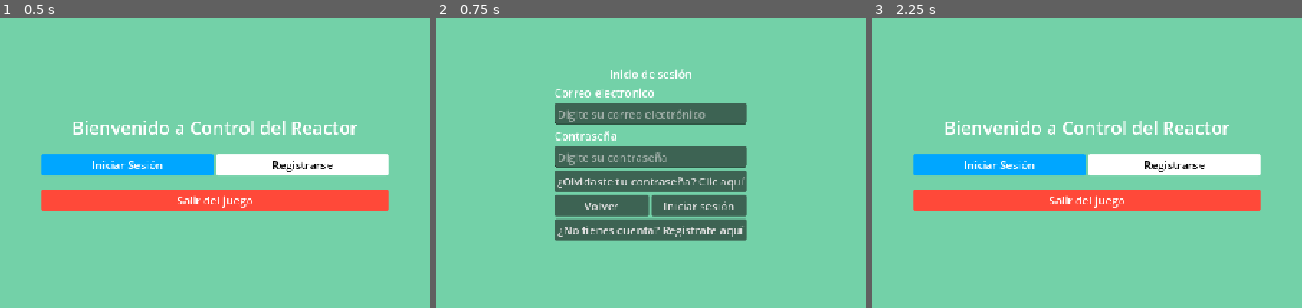
Above: before the commit, frames 1-3 (left to right).
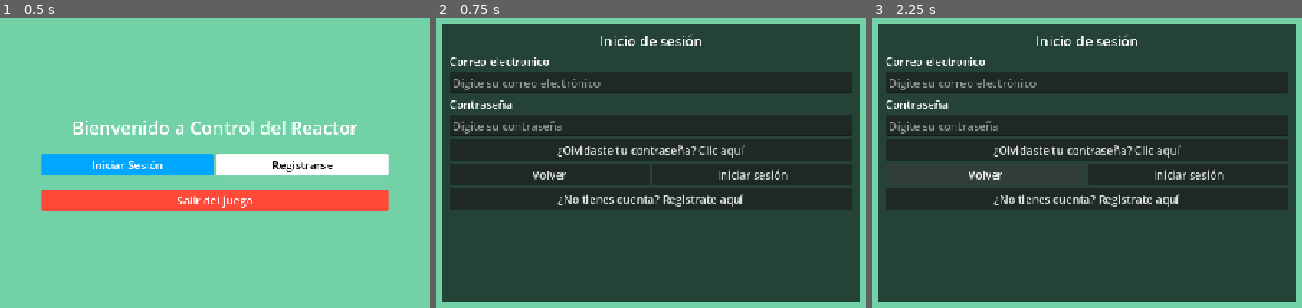
Above: after the commit, the same moments.

Repository: Jbarraza5010/control-del-reactor
Game: Godot game, scene res://scenes/entrada.tscn
The game is run twice, just before and just after one commit, with the same random seed, the same clock (stepped at 60 frames per second) and the same inputs.
Inputs:
- Up to frame 1 (0.5 s): no input
- Up to frame 2 (0.75 s): click "Iniciar Sesión" at 0.5 s
- Up to frame 3 (2.25 s): click "¿Olvidaste tu contraseña? Cli…" at 1.25 s; click "Volver" at 2 s

Frame 1 is identical in both runs. In frame 2, 93% of the frame differs, in the area x 1-99%, y 2-98%; in frame 3, 93%.
Error after the commit: Invalid access to property or key 'pressed' on a base object of type 'null instance'. (res://scripts/HUD/login.gd:14)

Commit message:
Cambios en GUI de login

Diff:
--- a/client/scenes/auth/login.tscn
+++ b/client/scenes/auth/login.tscn
@@ -1,6 +1,12 @@
 [gd_scene format=3 uid="uid://41unkilaelnk"]
 
 [ext_resource type="Script" uid="uid://bb6ng2x8f36xw" path="res://scripts/HUD/login.gd" id="1_aou2x"]
+
+[sub_resource type="LabelSettings" id="LabelSettings_lg6fp"]
+font_size = 20
+
+[sub_resource type="LabelSettings" id="LabelSettings_8wugm"]
+font_color = Color(0.8, 0, 0, 1)
 
 [node name="Login" type="Control" unique_id=1924561105]
 layout_mode = 3
@@ -28,51 +34,71 @@
 grow_horizontal = 2
 grow_vertical = 2
 
-[node name="VBoxContainer" type="VBoxContainer" parent="CenterContainer" unique_id=2034939488]
+[node name="ColorRect" type="ColorRect" parent="CenterContainer" unique_id=471825461]
+custom_minimum_size = Vector2(600, 400)
+layout_mode = 2
+color = Color(0, 0, 0, 0.6862745)
+
+[node name="MarginContainer" type="MarginContainer" parent="CenterContainer/ColorRect" unique_id=1430207895]
+layout_mode = 1
+anchors_preset = 15
+anchor_right = 1.0
+anchor_bottom = 1.0
+grow_horizontal = 2
+grow_vertical = 2
+theme_override_constants/margin_left = 10
+theme_override_constants/margin_top = 10
+theme_override_constants/margin_right = 10
+theme_override_constants/margin_bottom = 10
+
+[node name="VBoxContainer" type="VBoxContainer" parent="CenterContainer/ColorRect/MarginContainer" unique_id=2034939488]
 layout_mode = 2
 
-[node name="Titulo" type="Label" parent="CenterContainer/VBoxContainer" unique_id=1786059993]
+[node name="Titulo" type="Label" parent="CenterContainer/ColorRect/MarginContainer/VBoxContainer" unique_id=1786059993]
 layout_mode = 2
 text = "Inicio de sesión"
+label_settings = SubResource("LabelSettings_lg6fp")
 horizontal_alignment = 1
 
-[node name="TituloCorreo" type="Label" parent="CenterContainer/VBoxContainer" unique_id=1795856820]
+[node name="TituloCorreo" type="Label" parent="CenterContainer/ColorRect/MarginContainer/VBoxContainer" unique_id=1795856820]
 layout_mode = 2
 text = "Correo electronico"
 
-[node name="CampoCorreo" type="LineEdit" parent="CenterContainer/VBoxContainer" unique_id=999793593]
+[node name="CampoCorreo" type="LineEdit" parent="CenterContainer/ColorRect/MarginContainer/VBoxContainer" unique_id=999793593]
 layout_mode = 2
 placeholder_text = "Digite su correo electrónico"
 
-[node name="TituloClave" type="Label" parent="CenterContainer/VBoxContainer" unique_id=191650836]
+[node name="TituloClave" type="Label" parent="CenterContainer/ColorRect/MarginContainer/VBoxContainer" unique_id=191650836]
 layout_mode = 2
 text = "Contraseña"
 
-[node name="CampoClave" type="LineEdit" parent="CenterContainer/VBoxContainer" unique_id=1428100937]
+[node name="CampoClave" type="LineEdit" parent="CenterContainer/ColorRect/MarginContainer/VBoxContainer" unique_id=1428100937]
 layout_mode = 2
 placeholder_text = "Digite su contraseña"
 secret = true
 
-[node name="BotonIrRecuperacion" type="Button" parent="CenterContainer/VBoxContainer" unique_id=544498983]
+[node name="BotonIrRecuperacion" type="Button" parent="CenterContainer/ColorRect/MarginContainer/VBoxContainer" unique_id=544498983]
 layout_mode = 2
 text = "¿Olvidaste tu contraseña? Clic aquí"
 
-[node name="HBoxContainer" type="HBoxContainer" parent="CenterContainer/VBoxContainer" unique_id=1842642052]
+[node name="HBoxContainer" type="HBoxContainer" parent="CenterContainer/ColorRect/MarginContainer/VBoxContainer" unique_id=1842642052]
 layout_mode = 2
 
-[node name="BotonVolver" type="Button" parent="CenterContainer/VBoxContainer/HBoxContainer" unique_id=493396154]
+[node name="BotonVolver" type="Button" parent="CenterContainer/ColorRect/MarginContainer/VBoxContainer/HBoxContainer" unique_id=493396154]
 layout_mode = 2
 size_flags_horizontal = 3
 text = "Volver"
 
-[node name="BotonLogin" type="Button" parent="CenterContainer/VBoxContainer/HBoxContainer" unique_id=348863274]
+[node name="BotonLogin" type="Button" parent="CenterContainer/ColorRect/MarginContainer/VBoxContainer/HBoxContainer" unique_id=348863274]
 layout_mode = 2
 size_flags_horizontal = 3
 text = "Iniciar sesión"
 
-[node name="BotonIrRegistro" type="Button" parent="CenterContainer/VBoxContainer" unique_id=423926991]
+[node name="BotonIrRegistro" type="Button" parent="CenterContainer/ColorRect/MarginContainer/VBoxContainer" unique_id=423926991]
 layout_mode = 2
 text = "¿No tienes cuenta? Registrate aquí"
 
-[node name="Mensaje" type="Label" parent="CenterContainer/VBoxContainer" unique_id=1102229563]
+[node name="Mensaje" type="Label" parent="CenterContainer/ColorRect/MarginContainer/VBoxContainer" unique_id=1102229563]
 layout_mode = 2
+label_settings = SubResource("LabelSettings_8wugm")
+autowrap_mode = 1
